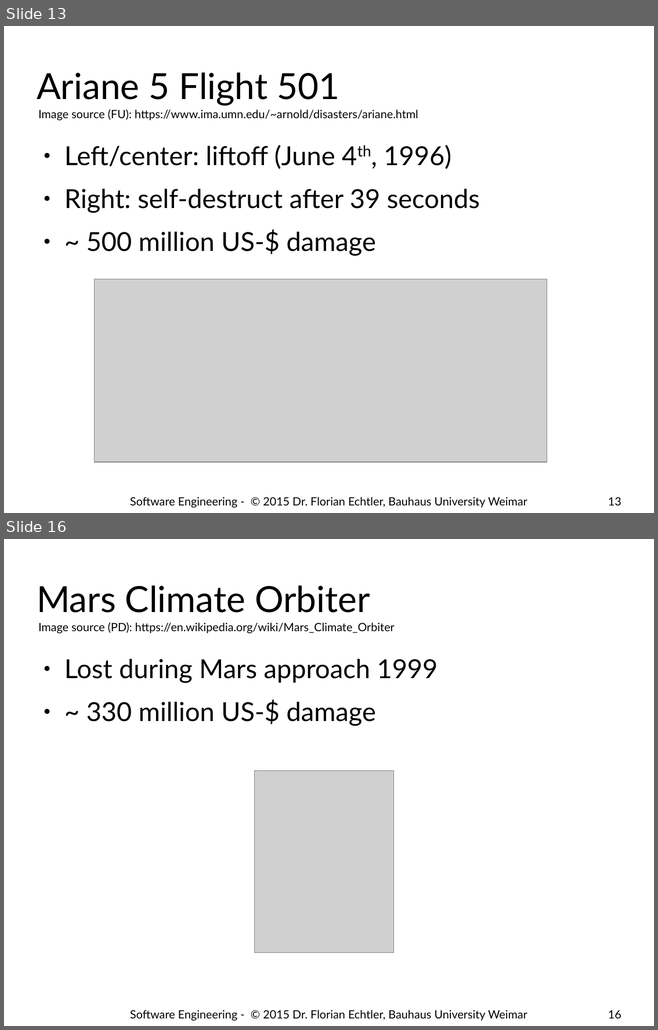
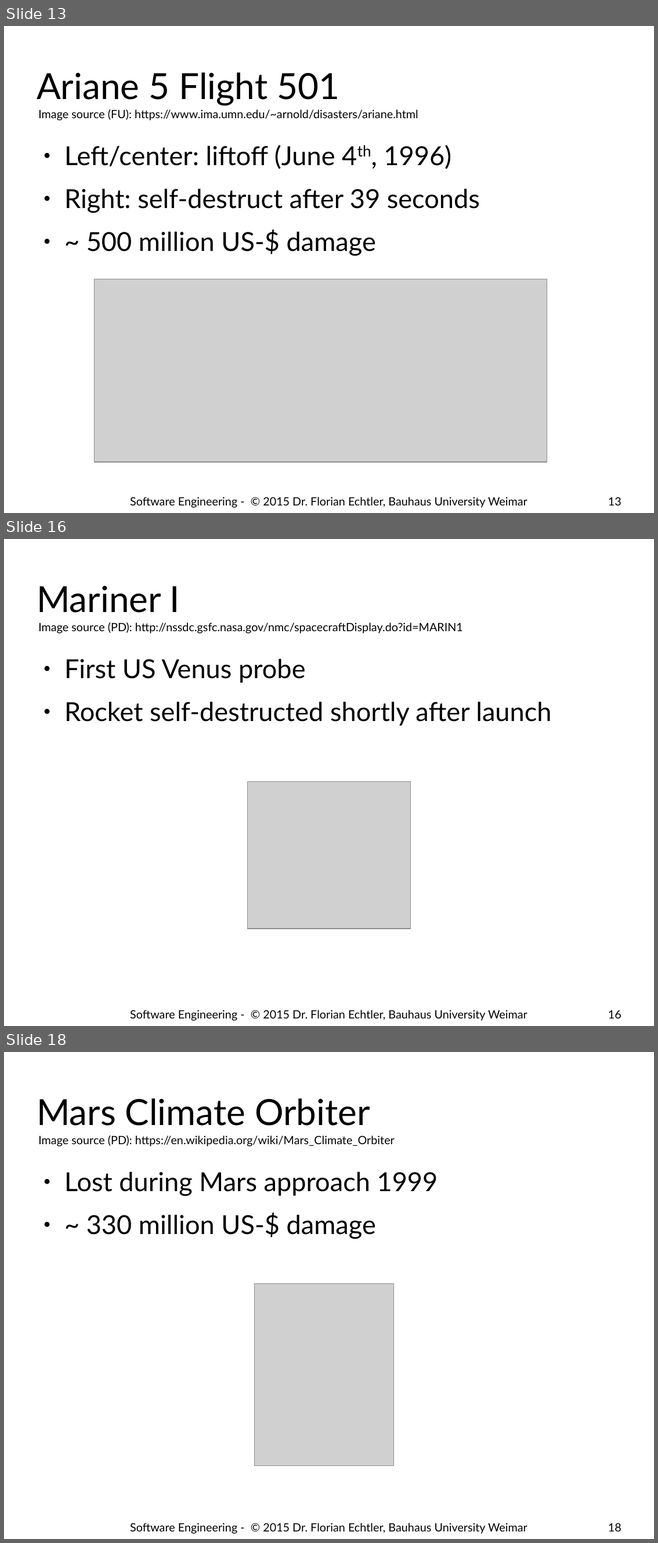
Before and after one commit to floe/software-engineering, a slide deck: 01-introduction.odp. Shown one above the other, each under a label of ours: slides 13 and 16 before the commit, slides 13, 16 and 18 after it; the slides between them are not shown. The pictures are 658x1030 and 658x1543 pixels, drawn with LibreOffice and Linux fonts; fonts in the diff are those of the drawing; grey boxes stand for pictures; background and template pictures are left out. Boxes give left, top, right and bottom in pixels: in the first picture for what was removed or moved away, otherwise in the second. Text is boxed around its words. In the diff, an @@ line names an element or a change of style, - is before the commit and + after.

```diff
--- a/01-introduction.odp
+++ b/01-introduction.odp
@@ slide 16 added at (x1=4, y1=539, x2=654, y2=1026), background #FFFFFF @@
@@ title added at (x1=36, y1=585, x2=180, y2=613), 44 pt, text #000000 @@
+Mariner I
@@ text added at (x1=38, y1=623, x2=463, y2=634), 14 pt, text #000000 @@
+Image source (PD): http://nssdc.gsfc.nasa.gov/nmc/spacecraftDisplay.do?id=MARIN1
@@ text added at (x1=64, y1=658, x2=551, y2=726), 32 pt, text #000000 @@
+● First US Venus probe
+● Rocket self-destructed shortly after launch
@@ picture added at (x1=248, y1=781, x2=410, y2=929) @@
@@ text added at (x1=130, y1=1010, x2=527, y2=1021), 14 pt, text #000000 @@
+Software Engineering - © 2015 Dr. Florian Echtler, Bauhaus University Weimar
@@ page number added at (x1=608, y1=1010, x2=621, y2=1019), 14 pt, text #000000 @@
+16
@@ what was slide 16 is now slide 18 @@
@@ page number at (x1=608, y1=1523, x2=621, y2=1532): text changed @@
-16
+18
```
Also in this commit, not shown: 4 slides changed, 2 other slides added.
